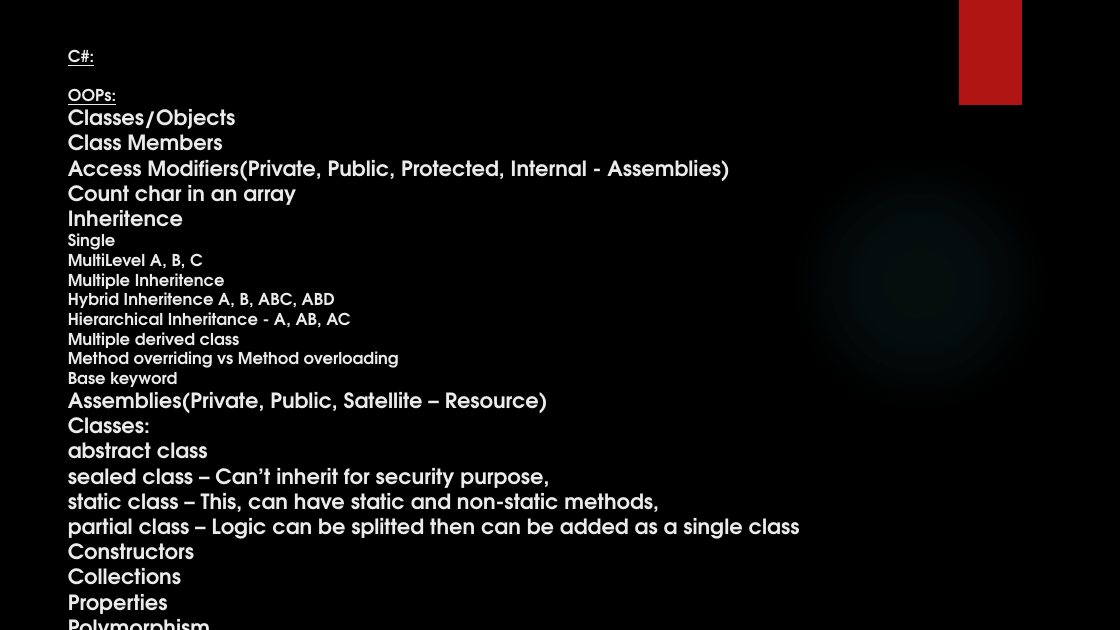
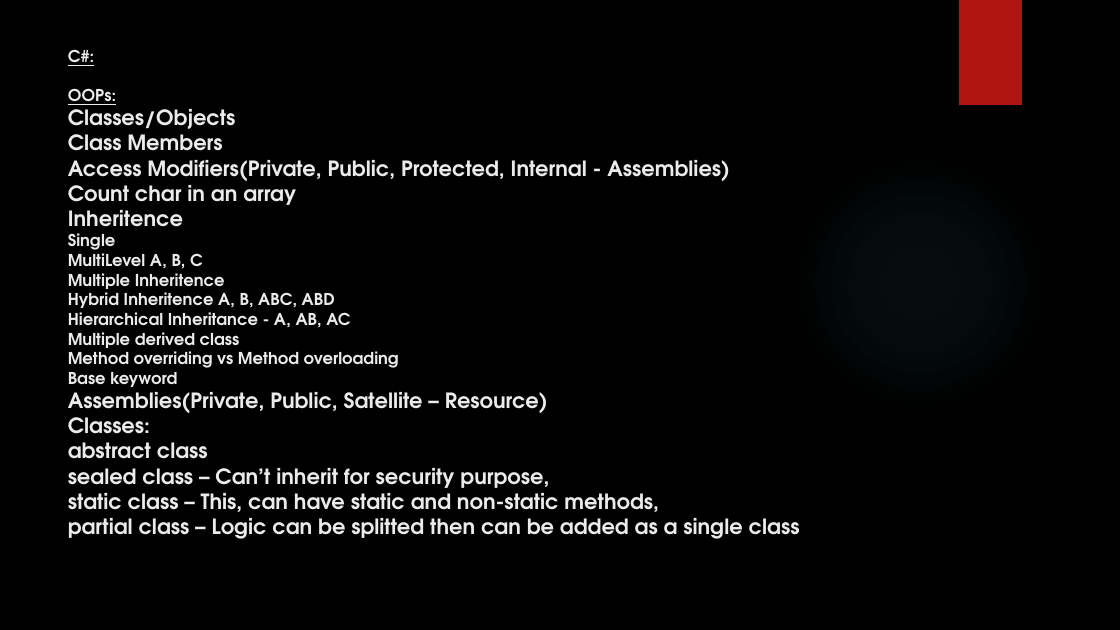
Before and after one commit to Manisoft55/AimorePractice, a slide deck: slide 10 of Notes/Day2_26_07_2022.pptx. Drawn at 1120x630 pixels with LibreOffice and Linux fonts; fonts in the diff are those of the drawing; background and template pictures are left out. Boxes give left, top, right and bottom in pixels: in the first picture for what was removed or moved away, otherwise in the second. Text is boxed around its words. In the diff, an @@ line names an element or a change of style, - is before the commit and + after.

Commit message:
partial class

```diff
--- a/Notes/Day2_26_07_2022.pptx
+++ b/Notes/Day2_26_07_2022.pptx
@@ title at bbox=[68, 49, 800, 539]: text changed @@
-C#:
-OOPs:
-Classes/Objects
-Class Members
-Access Modifiers(Private, Public, Protected, Internal - Assemblies)
-Count char in an array
-Inheritence
-Single
-MultiLevel A, B, C
-Multiple Inheritence
-Hybrid Inheritence A, B, ABC, ABD
-Hierarchical Inheritance - A, AB, AC
-Multiple derived class
-Method overriding vs Method overloading
-Base keyword
-Assemblies(Private, Public, Satellite – Resource)
-Classes:
-abstract class
-sealed class – Can’t inherit for security purpose,
-static class – This, can have static and non-static methods,
-partial class – Logic can be splitted then can be added as a single class
-Constructors
-Collections
-Properties
-Polymorphism
-Abstraction, Interface, Enums, Files, Exceptions
+C#:
+OOPs:
+Classes/Objects
+Class Members
+Access Modifiers(Private, Public, Protected, Internal - Assemblies)
+Count char in an array
+Inheritence
+Single
+MultiLevel A, B, C
+Multiple Inheritence
+Hybrid Inheritence A, B, ABC, ABD
+Hierarchical Inheritance - A, AB, AC
+Multiple derived class
+Method overriding vs Method overloading
+Base keyword
+Assemblies(Private, Public, Satellite – Resource)
+Classes:
+abstract class
+sealed class – Can’t inherit for security purpose,
+static class – This, can have static and non-static methods,
+partial class – Logic can be splitted then can be added as a single class
```
Also in this commit, not shown: 2 slides added, 53 other files.
